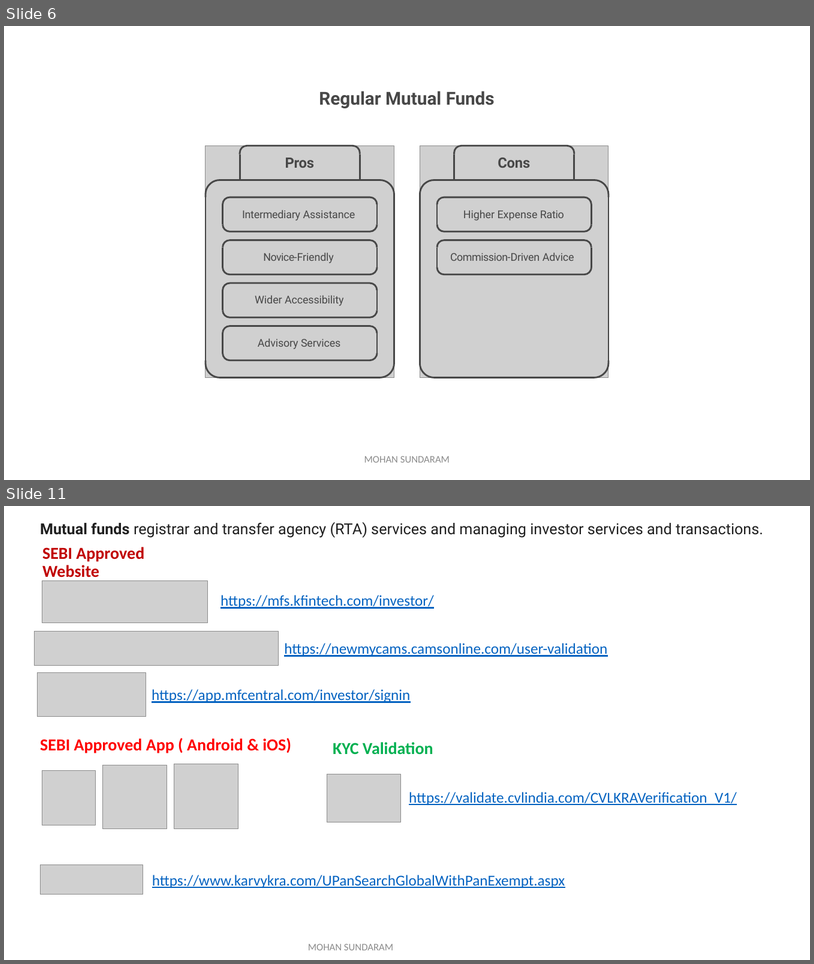
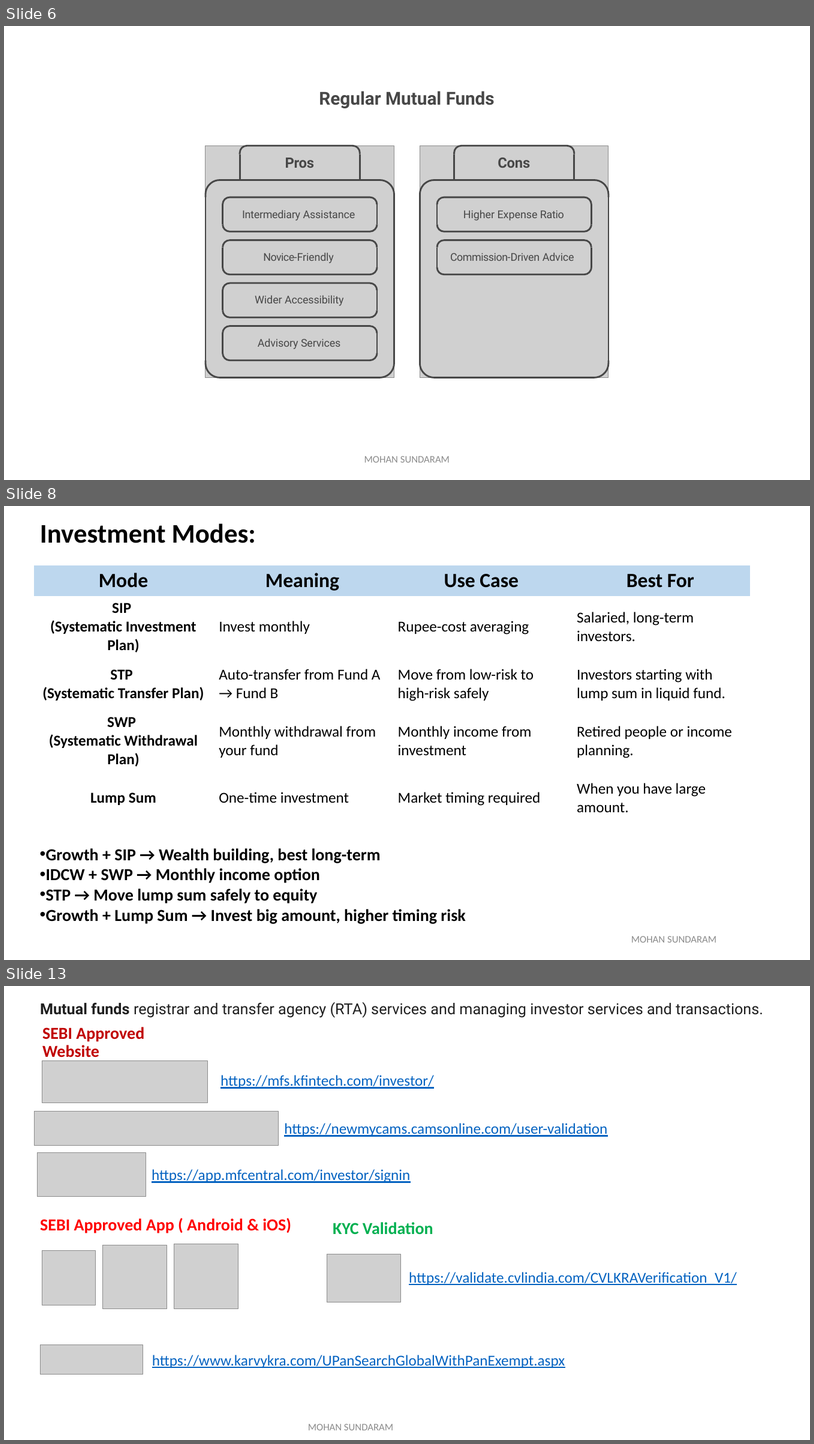
Before and after one commit to mohan4295work/Doc, a slide deck: Mutual Fund.pptx. Shown one above the other, each under a label of ours: slides 6 and 11 before the commit, slides 6, 8 and 13 after it; the slides between them are not shown. The pictures are 814x964 and 814x1444 pixels, drawn with LibreOffice and Linux fonts; fonts in the diff are those of the drawing; grey boxes stand for pictures. Boxes give left, top, right and bottom in pixels: in the first picture for what was removed or moved away, otherwise in the second. Text is boxed around its words. In the diff, an @@ line names an element or a change of style, - is before the commit and + after.

Commit message:
Mutual Fund PPT
Mutual Fund

```diff
--- a/Mutual Fund.pptx
+++ b/Mutual Fund.pptx
@@ slide 8 added at box(4, 506, 810, 960), background #FFFFFF @@
@@ title added at box(40, 523, 256, 543), 32 pt, text #000000, bold @@
+Investment Modes:
@@ table added at box(33, 565, 750, 822), 5 rows, 4 columns @@
+Mode | Meaning | Use Case | Best For
+SIP / (Systematic Investment Plan) | Invest monthly | Rupee-cost averaging | Salaried, long-term investors.
+STP / (Systematic Transfer Plan) | Auto-transfer from Fund A → Fund B | Move from low-risk to high-risk safely | Investors starting with lump sum in liquid fund.
+SWP / (Systematic Withdrawal Plan) | Monthly withdrawal from your fund | Monthly income from investment | Retired people or income planning.
+Lump Sum | One-time investment | Market timing required | When you have large amount.
@@ text added at box(46, 848, 465, 924), 20 pt, text #000000, bold @@
+• Growth + SIP → Wealth building, best long-term
+• IDCW + SWP → Monthly income option
+• STP → Move lump sum safely to equity
+• Growth + Lump Sum → Invest big amount, higher timing risk
@@ text added at box(632, 936, 717, 942), 12 pt, text #8C8C8C @@
+MOHAN SUNDARAM
@@ what was slide 11 is now slide 13 @@
```
Also in this commit, not shown: 8 slides changed, 1 other slide added.
